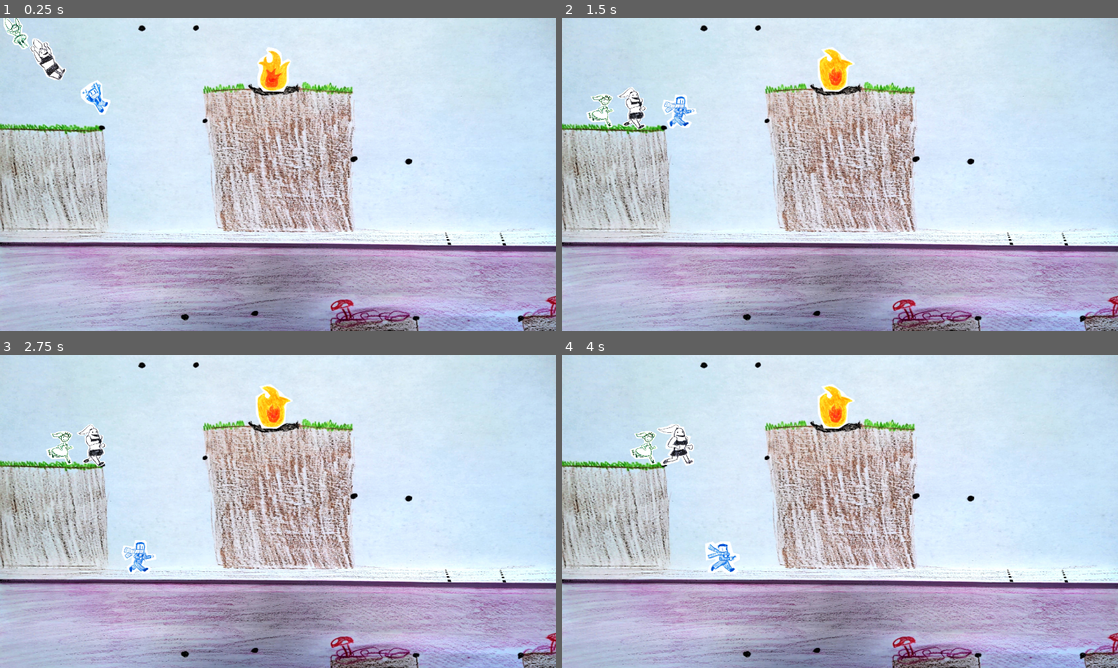
Above: before the commit, frames 1-4 (two rows, left to right).
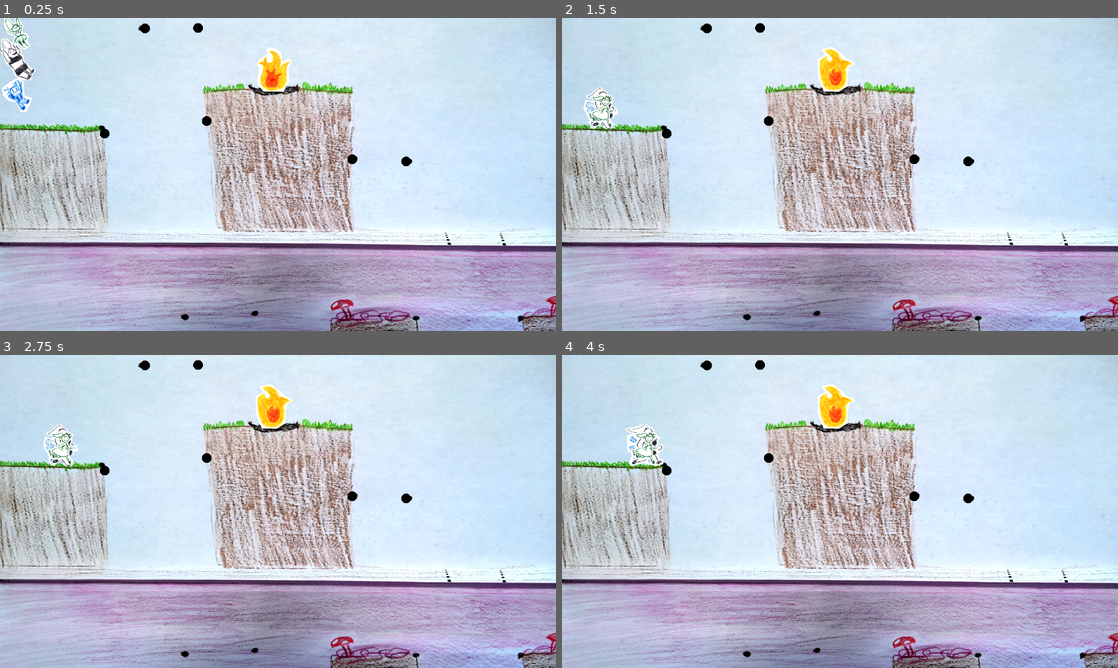
Above: after the commit, the same moments.

Repository: lambdaloop/crinkle-in-time
Game: Godot game, scene res://level1.tscn
Two runs of this game, one before a commit and one after it. Both use one fixed random seed, a clock stepped at 60 frames per second and the inputs below.
Inputs (mouse positions are in pixels of both pictures, inside the frame that each line leads up to):
- Up to frame 1 (0.25 s): no input
- Up to frame 2 (1.5 s): move the mouse to (962, 158) at 0.52 s; hold Right (ui_right) from 0.53 s (still down); tap Up (ui_up) at 0.6, 0.77, 1.07, 1.35 s; click (962, 158) at 0.67 s; move the mouse to (728, 190) at 1.27 s; click (728, 190) at 1.42 s
- Up to frame 3 (2.75 s): tap Up (ui_up) at 1.52, 1.82, 2.1 s; move the mouse to (333, 442) at 2.02 s; release Right (ui_right) at 2.03 s; hold Left (ui_left) from 2.03 s (still down); click (333, 442) at 2.17 s
- Up to frame 4 (4 s): move the mouse to (812, 574) at 2.77 s; release Left (ui_left) at 2.78 s; hold Right (ui_right) from 2.78 s (still down); tap Up (ui_up) at 2.85, 3.02, 3.32, 3.6, 3.77 s; click (812, 574) at 2.92 s; move the mouse to (1006, 558) at 3.52 s; click (1006, 558) at 3.67 s

The runs differ from the first frame. In frame 1, 1.8% of the frame differs, in the area x 0-74%, y 0-48%; in frame 2, 1.3%; in frame 3, 1.3%; in frame 4, 1.7%.
Error before the commit: Parse Error: Used space character for indentation instead of tab as used before in the file. (res://connection_template.gd:19)

Commit message:
commit everything

Diff:
--- a/ConnectionPoint.gd
+++ b/ConnectionPoint.gd
@@ -19,6 +19,6 @@
     draw_circle(Vector2(0, 0), shape.radius, Color.BLACK)
 
 func _on_collision_obj2d_input_event(viewport: Node, event: InputEvent, shape_idx: int):
-	if event.is_pressed() && event.button_index == MOUSE_BUTTON_LEFT:
-		#print("I'm clicked!")
-		is_clicked.emit(self)
+    if event.is_pressed() && event.button_index == MOUSE_BUTTON_LEFT:
+        #print("I'm clicked!")
+        is_clicked.emit(self)
--- a/connection_template.gd
+++ b/connection_template.gd
@@ -7,13 +7,13 @@
 
 # Called when the node enters the scene tree for the first time.
 func _ready():
-	clicked_pt_count = 0
-	pts = Array()
-	segments = Dictionary()
-	# Connect every ConnectionPt's "is_clicked" signal to a handler fn.
-	for child in get_children():
-		if child is ConnectionPoint:
-			child.connect("is_clicked", _on_any_connection_pt_clicked)
+    clicked_pt_count = 0
+    pts = Array()
+    segments = Dictionary()
+    # Connect every ConnectionPt's "is_clicked" signal to a handler fn.
+    for child in get_children():
+        if child is ConnectionPoint:
+            child.connect("is_clicked", _on_any_connection_pt_clicked)
 
 # Called every frame. 'delta' is the elapsed time since the previous frame.
 func _process(delta):
--- a/jane.gd
+++ b/jane.gd
@@ -5,16 +5,16 @@
 @onready var _animation_player = $AnimatedSprite2D
 
 func _physics_process(delta):
-	# Handle jump.
-	velocity.x = 40
-	super._physics_process(delta)
+    # Handle jump.
+    velocity.x = 40
+    super._physics_process(delta)
 
 
 
 
 func _on_area_2d_area_entered(area):
-	print(area.name)
-	if area.name == "testarea":
-		print("test")
-		get_parent().background.texture = load("res://assets/background-1A-filtered-cut.jpg")
-		get_parent().removable.position.y = -10000
+    print(area.name)
+    if area.name == "testarea":
+        print("test")
+        get_parent().background.texture = load("res://assets/background-1A-filtered-cut.jpg")
+        get_parent().removable.position.y = -10000
--- a/jane.tscn
+++ b/jane.tscn
@@ -110,6 +110,7 @@
 size = Vector2(81.75, 91.5)
 
 [node name="jane" type="CharacterBody2D"]
+collision_layer = 2
 script = ExtResource("1_0tkqg")
 
 [node name="AnimatedSprite2D" type="AnimatedSprite2D" parent="."]
--- a/level1.gd
+++ b/level1.gd
@@ -5,9 +5,9 @@
 
 # Called when the node enters the scene tree for the first time.
 func _ready():
-	pass
+    pass
 
 
 # Called every frame. 'delta' is the elapsed time since the previous frame.
 func _process(delta):
-	pass
+    pass
--- a/level1.tscn
+++ b/level1.tscn
@@ -13,7 +13,7 @@
 size = Vector2(318, 319)
 
 [sub_resource type="RectangleShape2D" id="RectangleShape2D_avpca"]
-size = Vector2(247.5, 233.5)
+size = Vector2(247.5, 232.75)
 
 [sub_resource type="RectangleShape2D" id="RectangleShape2D_3407k"]
 size = Vector2(1009, 30)
@@ -50,7 +50,7 @@
 input_pickable = true
 
 [node name="CollisionShape2D" type="CollisionShape2D" parent="StaticBody2D"]
-position = Vector2(121.25, 370)
+position = Vector2(121.25, 370.375)
 shape = SubResource("RectangleShape2D_avpca")
 
 [node name="Node2D" type="Node2D" parent="."]
@@ -95,7 +95,7 @@
 position = Vector2(-45, -114)
 
 [node name="Area2D6" parent="Node2D2" instance=ExtResource("6_6ovls")]
-position = Vector2(-738, -193)
+position = Vector2(-739, -178)
 
 [node name="testarea" type="Area2D" parent="."]
 position = Vector2(980, 444)
@@ -105,9 +105,10 @@
 shape = SubResource("RectangleShape2D_25v4g")
 
 [node name="spring" parent="." instance=ExtResource("6_fbbrw")]
+z_index = 100
 
 [node name="sam" parent="." instance=ExtResource("7_lugva")]
-position = Vector2(210, 150)
+position = Vector2(21, 144)
 
 [node name="jane" parent="." instance=ExtResource("6_uxedj")]
-position = Vector2(95, 62)
+position = Vector2(14, 62)
--- a/level2.gd
+++ b/level2.gd
@@ -9,35 +9,35 @@
 
 # Called when the node enters the scene tree for the first time.
 func _ready():
-	clicked_pt_count = 0
-	pts = Array()
-	segments = Dictionary()
-	# Connect every ConnectionPt's "is_clicked" signal to a handler fn.
-	for child in get_children():
-		if child is ConnectionPoint:
-			child.connect("is_clicked", _on_any_connection_pt_clicked)
+    clicked_pt_count = 0
+    pts = Array()
+    segments = Dictionary()
+    # Connect every ConnectionPt's "is_clicked" signal to a handler fn.
+    for child in get_children():
+        if child is ConnectionPoint:
+            child.connect("is_clicked", _on_any_connection_pt_clicked)
 
 # Called every frame. 'delta' is the elapsed time since the previous frame.
 func _process(delta):
-	if clicked_pt_count != 2:
-		return
-	# Make a segment with the current set of points.
-	var landscape = Area2D.new()
-	# Add is_clicked signal
-	landscape.visible = true
-	landscape.input_pickable = true
-	var line = CollisionShape2D.new()
-	var shape = RectangleShape2D.new()
-	var length = sqrt(pow((pts[0].x - pts[1].x), 2)
-					 +pow((pts[0].y - pts[1].y), 2))
-	shape.set_size(Vector2(length, 20))
-	landscape.position.x = (pts[0].x + pts[1].x)/2
-	landscape.position.y = (pts[0].y + pts[1].y)/2
-	landscape.rotation = (pts[1] - pts[0]).angle()
-	line.set_shape(shape)
-	landscape.add_child(line)
-	# connect to a callback function, but bind the callee.
-	landscape.connect("input_event", _on_landscape_clicked.bind(landscape))
+    if clicked_pt_count != 2:
+        return
+    # Make a segment with the current set of points.
+    var landscape = Area2D.new()
+    # Add is_clicked signal
+    landscape.visible = true
+    landscape.input_pickable = true
+    var line = CollisionShape2D.new()
+    var shape = RectangleShape2D.new()
+    var length = sqrt(pow((pts[0].x - pts[1].x), 2)
+                     +pow((pts[0].y - pts[1].y), 2))
+    shape.set_size(Vector2(length, 20))
+    landscape.position.x = (pts[0].x + pts[1].x)/2
+    landscape.position.y = (pts[0].y + pts[1].y)/2
+    landscape.rotation = (pts[1] - pts[0]).angle()
+    line.set_shape(shape)
+    landscape.add_child(line)
+    # connect to a callback function, but bind the callee.
+    landscape.connect("input_event", _on_landscape_clicked.bind(landscape))
 
     # This works with polgyons too if we have at least 3 points.
     #var line = CollisionPolygon2D.new()
@@ -50,17 +50,17 @@
     pts.clear()
 
 func _on_any_connection_pt_clicked(connection_pt):
-	# line drawing logic here.
-	var pt = Vector2(connection_pt.position.x, connection_pt.position.y)
-	if pts.size() < 1 || pts[-1] != pt:
-		pts.append(pt)
-		clicked_pt_count += 1
-	#print(pts)
+    # line drawing logic here.
+    var pt = Vector2(connection_pt.position.x, connection_pt.position.y)
+    if pts.size() < 1 || pts[-1] != pt:
+        pts.append(pt)
+        clicked_pt_count += 1
+    #print(pts)
 
 func _on_landscape_clicked(viewport: Node, event: InputEvent, shape_idx: int,
-						   landscape: Node):
-	if event.is_pressed() && event.button_index == MOUSE_BUTTON_LEFT:
-		print("landsape clicked!")
-		print(landscape)
-		landscape.queue_free()
-		print(event)
+                           landscape: Node):
+    if event.is_pressed() && event.button_index == MOUSE_BUTTON_LEFT:
+        print("landsape clicked!")
+        print(landscape)
+        landscape.queue_free()
+        print(event)
--- a/player.gd
+++ b/player.gd
@@ -10,36 +10,36 @@
 const JUMP_VELOCITY = -400.0
 
 func _physics_process(delta):
-	# Add the gravity.
-	if not is_on_floor():
-		velocity.y += gravity * delta
+    # Add the gravity.
+    if not is_on_floor():
+        velocity.y += gravity * delta
 
-	move_and_slide()
+    move_and_slide()
 
-	# bounding box
-	var width = get_viewport_rect().size.x
-	if position.x < 30:
-		position.x = 30
-	if position.x > width - 30:
-		position.x = width - 30
+    # bounding box
+    var width = get_viewport_rect().size.x
+    if position.x < 30:
+        position.x = 30
+    if position.x > width - 30:
+        position.x = width - 30
 
-	if abs(velocity.x) > 0:
-		_animation.play("run")
-		_animation.flip_h = velocity.x < 0
-	else:
-		_animation.play("default")
+    if abs(velocity.x) > 0:
+        _animation.play("run")
+        _animation.flip_h = velocity.x < 0
+    else:
+        _animation.play("default")
 
-	if not is_on_floor():
-		_animation.play("fall")
+    if not is_on_floor():
+        _animation.play("fall")
 
 func add_controls(delta):
-	if Input.is_action_just_pressed("ui_up") and is_on_floor():
-		velocity.y = JUMP_VELOCITY
+    if Input.is_action_just_pressed("ui_up") and is_on_floor():
+        velocity.y = JUMP_VELOCITY
 
-	# Get the input direction and handle the movement/deceleration.
-	# As good practice, you should replace UI actions with custom gameplay actions.
-	var direction = Input.get_axis("ui_left", "ui_right")
-	if direction:
-		self.velocity.x = direction * SPEED
-	else:
-		velocity.x = move_toward(velocity.x, 0, SPEED)
+    # Get the input direction and handle the movement/deceleration.
+    # As good practice, you should replace UI actions with custom gameplay actions.
+    var direction = Input.get_axis("ui_left", "ui_right")
+    if direction:
+        self.velocity.x = direction * SPEED
+    else:
+        velocity.x = move_toward(velocity.x, 0, SPEED)
--- a/sam.gd
+++ b/sam.gd
@@ -2,5 +2,5 @@
 class_name Sam
 
 func _physics_process(delta):
-	velocity.x = 40
-	super._physics_process(delta)
+    velocity.x = 40
+    super._physics_process(delta)
--- a/sam.tscn
+++ b/sam.tscn
@@ -110,6 +110,7 @@
 size = Vector2(62, 78.9688)
 
 [node name="sam" type="CharacterBody2D"]
+collision_layer = 2
 script = ExtResource("1_bkd6v")
 
 [node name="AnimatedSprite2D" type="AnimatedSprite2D" parent="."]
--- a/spring.gd
+++ b/spring.gd
@@ -3,5 +3,5 @@
 
 
 func _physics_process(delta):
-	velocity.x = 40
-	super._physics_process(delta)
+    velocity.x = 40
+    super._physics_process(delta)
--- a/spring.tscn
+++ b/spring.tscn
@@ -91,6 +91,7 @@
 size = Vector2(62, 78.9688)
 
 [node name="spring" type="CharacterBody2D"]
+collision_layer = 2
 script = ExtResource("1_7scth")
 
 [node name="AnimatedSprite2D" type="AnimatedSprite2D" parent="."]
